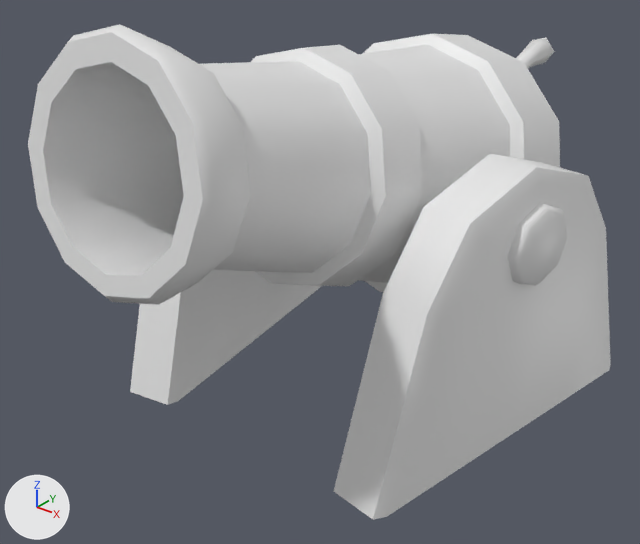
The FBX model GGM_Graduation_Project/Assets/03. Assets/Object/Cannon/Cannon.fbx as it was, and as the next commit left it.
Rendered twice from a 50 mm camera at (0.726, -0.995, 0.771) aimed at (-0.016, -0.068, 0.195). Every picture has the same lights, and +X, +Y and +Z are marked at lower left. Where no turn or scale is listed for an object, it has been applied to the vertices. Vertices at the same position are counted once.

In view in the first picture: 'Cannon'.
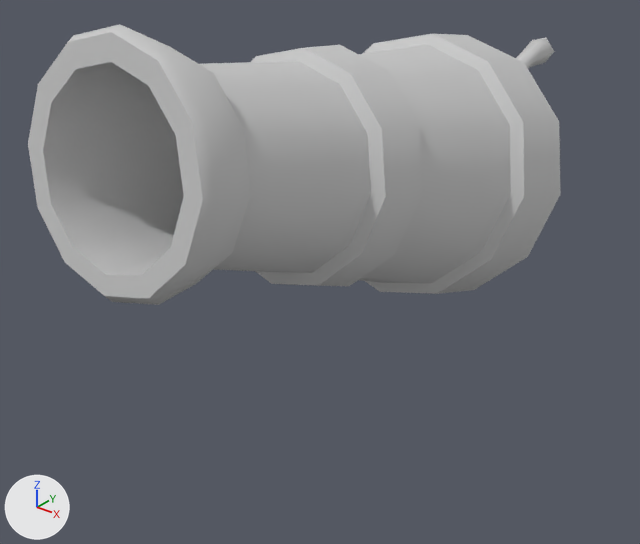
Where the newer file only moved an object's origin or applied its transform, the numbers keep the older frame.

What changed in the scene script:
```text
Add mat_cannon:
    mat_cannon = principled_material('Cannon')
    mat_cannon.base_color = (0.588, 0.588, 0.588)  # light grey #cacaca
    mat_cannon.roughness = 0.859
Change me_mesh:
    used by ob_cannon; location = (0.0, 0.0, 0.0)
    remove me_mesh.from_pydata(...)  # 448 vertices, 426 faces; spans x -0.325..0.325, y -0.466..0.49, z 0.0..0.606
    add me_mesh.from_pydata(...)  # 329 vertices, 326 faces; spans x -0.215..0.215, y -0.466..0.49, z 0.077..0.606
    me_mesh part 1: the loose piece of 34 vertices spanning x 0.155..0.325, y -0.271..0.285, z 0.0..0.404 is deleted
    me_mesh part 2: the loose piece of 34 vertices spanning x -0.325..-0.155, y -0.271..0.285, z 0.0..0.404 is deleted
    me_mesh part 3: the loose piece of 25 vertices spanning x 0.125..0.309, y -0.055..0.085, z 0.243..0.357 is deleted
    me_mesh part 4: 326 faces spanning x -0.215..0.215, y -0.466..0.49, z 0.077..0.606 switch from no material to mat_cannon (light grey #cacaca)
```

Boxes [x1, y1, x2, y2] around the edits, measured in the pictures (640 x 544 px):
'Cannon', reshaped (9% narrower, 43% shorter)
    before: [28, 24, 611, 520]
    after: [28, 24, 561, 305]
part 1 of me_mesh, deleted
    before: [334, 154, 611, 520]
part 2 of me_mesh, deleted
    before: [130, 269, 321, 405]
part 3 of me_mesh, deleted
    before: [508, 203, 568, 286]
part 4 of me_mesh, recoloured
    both: [28, 24, 560, 305]
